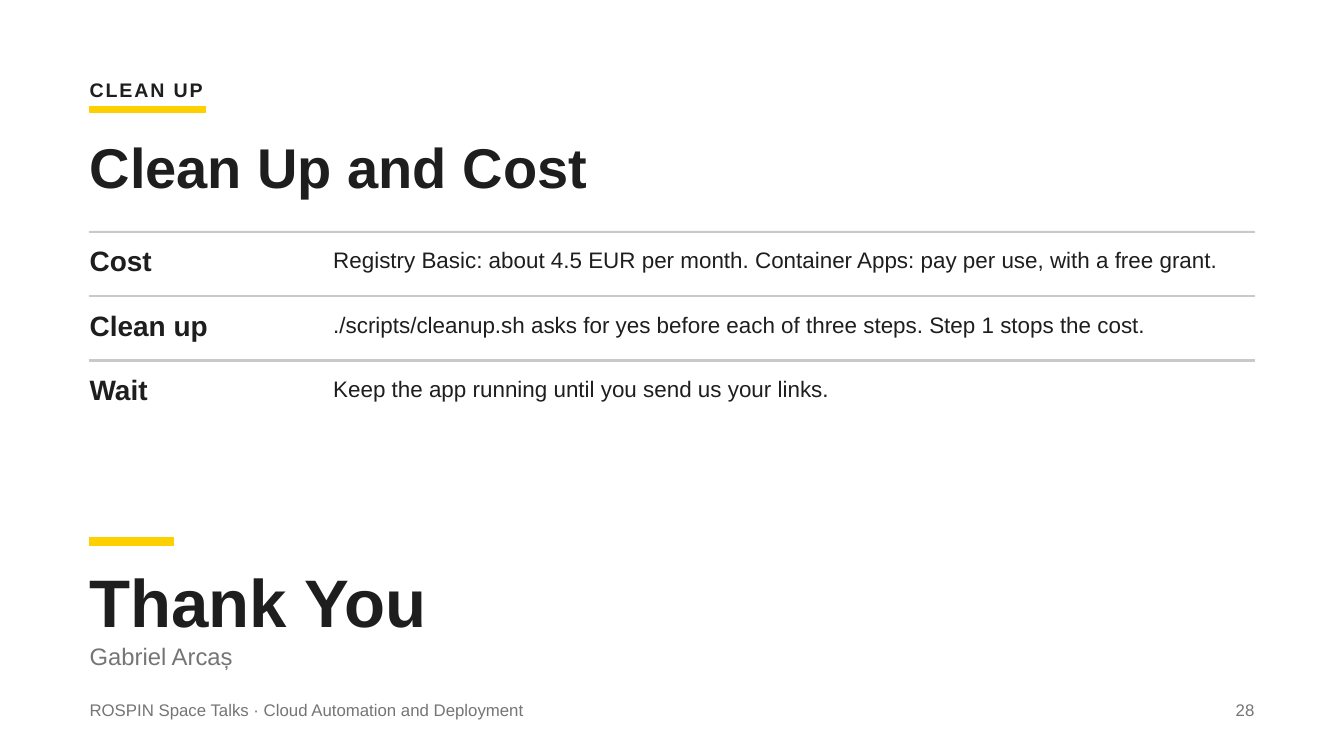
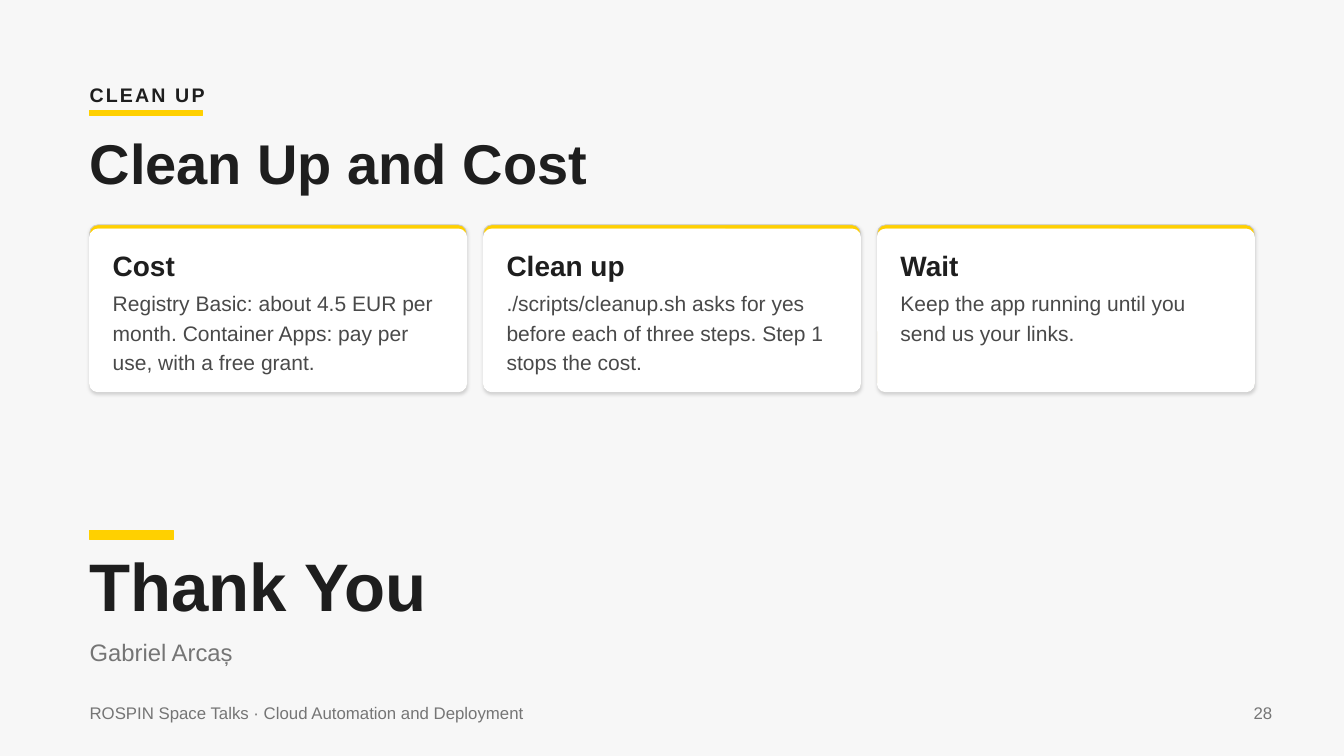
Before and after one commit to agi1clj/ROSPIN_Workshop_Infra, a slide deck: slide 28 of docs/ROSPIN-Cloud-Workshop.pptx. Drawn at 1344x756 pixels with LibreOffice and Linux fonts; fonts in the diff are those of the drawing. Boxes give left, top, right and bottom in pixels: in the first picture for what was removed or moved away, otherwise in the second. Text is boxed around its words. In the diff, an @@ line names an element or a change of style, - is before the commit and + after.

Commit message:
docs: updated workshop slides (card layout, PDF and PPTX)

```diff
--- a/docs/ROSPIN-Cloud-Workshop.pptx
+++ b/docs/ROSPIN-Cloud-Workshop.pptx
@@ background #FFFFFF to #F7F7F7 @@
@@ text "CLEAN UP" at [90, 88, 204, 102]: letter spacing 2 to 2.3 pt; line spacing 1 to 1.22 @@
@@ rectangle: place and size @@
-rectangle at [89, 106, 206, 112]
+rectangle at [89, 110, 202, 116]
@@ text "Clean Up and Cost" at [90, 143, 587, 194]: line spacing 1 to 0.91 @@
@@ rectangle removed at [89, 231, 1254, 233] @@
@@ rounded rectangle added at [89, 225, 466, 392], fill #FFD000, outline #C9C9C9 0.75 pt @@
@@ rounded rectangle added at [89, 229, 466, 392], fill #FFFFFF, outline #FFFFFF 1 pt @@
@@ rounded rectangle added at [483, 225, 860, 392], fill #FFD000, outline #C9C9C9 0.75 pt @@
@@ rounded rectangle added at [483, 229, 860, 392], fill #FFFFFF, outline #FFFFFF 1 pt @@
@@ rounded rectangle added at [878, 225, 1255, 392], fill #FFD000, outline #C9C9C9 0.75 pt @@
@@ rounded rectangle added at [878, 229, 1255, 392], fill #FFFFFF, outline #FFFFFF 1 pt @@
@@ text "Cost": place and size @@
-text "Cost" at [90, 251, 152, 272]
+text "Cost" at [113, 256, 175, 277]
@@ text "Clean up": place and size @@
-text "Clean up" at [90, 315, 208, 341]
+text "Clean up" at [507, 255, 624, 281]
@@ text "Wait": place and size @@
-text "Wait" at [90, 379, 148, 401]
+text "Wait" at [900, 255, 958, 277]
@@ rectangle removed at [89, 296, 1254, 297] @@
@@ text "Registry Basic: about 4.5 EUR ...": place and size @@
-text "Registry Basic: about 4.5 EUR ..." at [333, 251, 1217, 273]
+text "Registry Basic: about 4.5 EUR ..." at [113, 296, 432, 375]
@@ text "./scripts/cleanup.sh asks for yes before ...": place and size @@
-text "./scripts/cleanup.sh asks for yes before ..." at [333, 316, 1144, 338]
+text "./scripts/cleanup.sh asks for yes before ..." at [507, 296, 823, 375]
@@ size 24 to 22.5 pt, text colour #1E1E1E to #494949; line spacing 1 to 1.17 in 3 elements at [507, 296, 823, 375], [113, 296, 432, 375], [900, 296, 1186, 345] @@
@@ text "Keep the app running until ...": place and size @@
-text "Keep the app running until ..." at [333, 380, 829, 402]
+text "Keep the app running until ..." at [900, 296, 1186, 345]
@@ rectangle removed at [89, 360, 1254, 361] @@
@@ rectangle: place and size @@
-rectangle at [89, 538, 173, 546]
+rectangle at [89, 531, 173, 539]
@@ text "Thank You" at [90, 562, 427, 612]: line spacing 1 to 0.87 @@
@@ line spacing 1 to 1.22 in 3 elements at [90, 707, 524, 723], [1254, 707, 1273, 719], [90, 644, 233, 666] @@
```
Also in this commit, not shown: 27 other slides changed, 1 other file.
